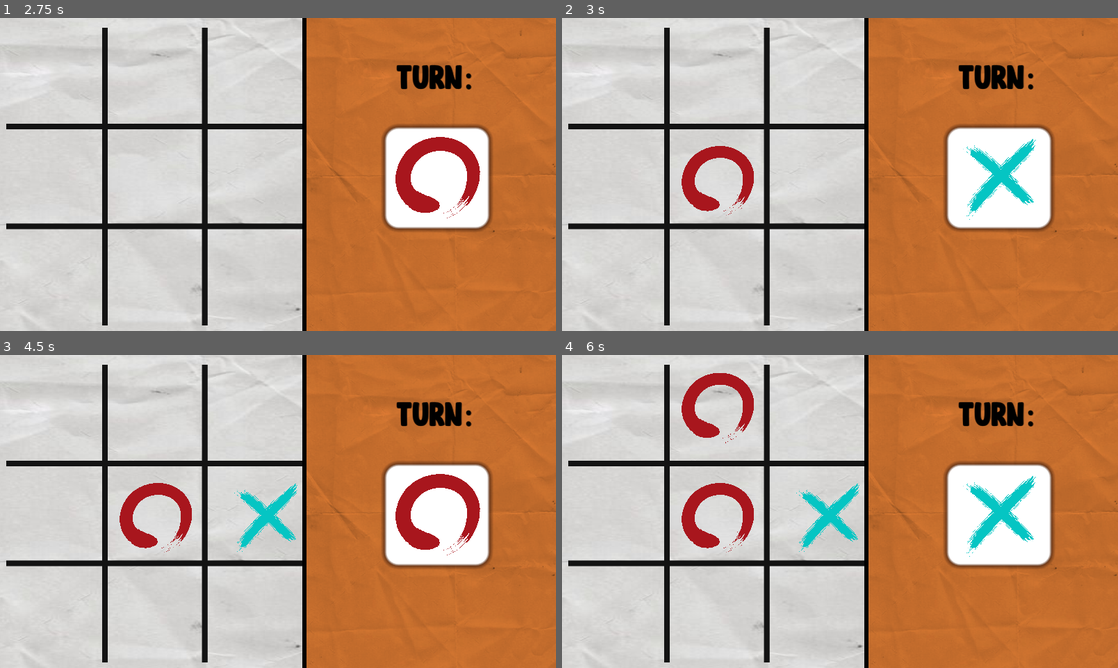
Above: before the commit, frames 1-4 (two rows, left to right).
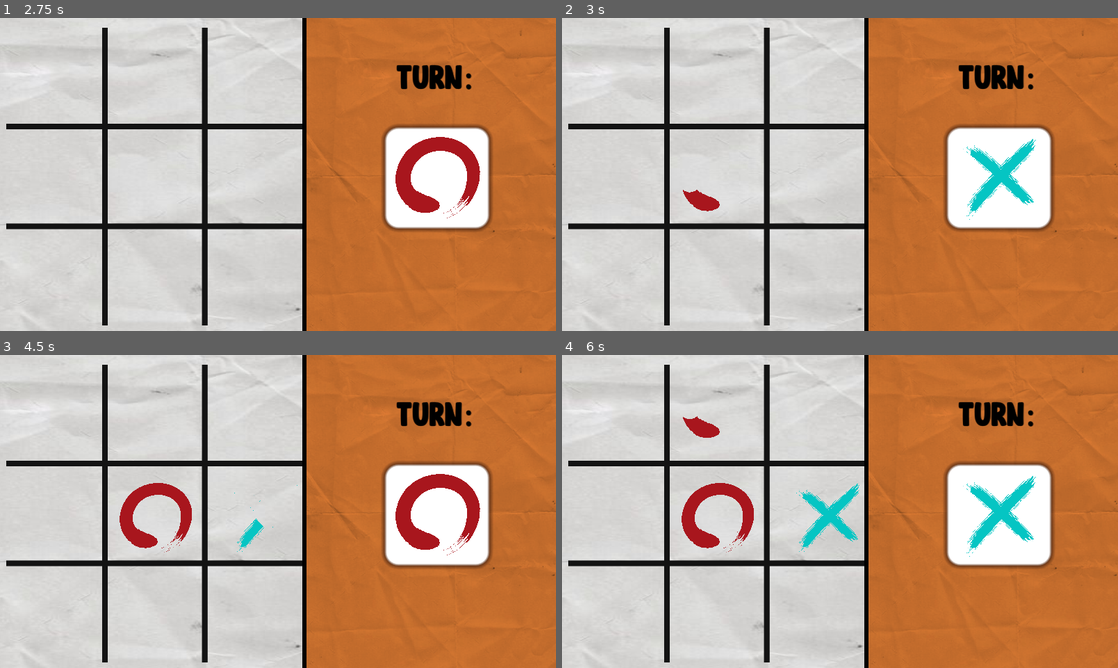
Above: after the commit, the same moments.

Repository: SomeRic001/TicTacToeGodot
Game: Godot game, scene res://Scenes/main_menu.tscn
Two runs of this game, one before a commit and one after it. Both use one fixed random seed, a clock stepped at 60 frames per second and the inputs below.
Inputs (mouse positions are in pixels of both pictures, inside the frame that each line leads up to):
- Up to frame 1 (2.75 s): click "PLAY" at 0.5 s; click "2 PLAYERS" at 1.25 s; tap Enter at 2 s; move the mouse to (400, 158) at 2.02 s; click (400, 158) at 2.17 s
- Up to frame 2 (3 s): tap Space at 2.75 s; move the mouse to (728, 190) at 2.77 s; click (728, 190) at 2.92 s
- Up to frame 3 (4.5 s): move the mouse to (333, 442) at 3.52 s; click (333, 442) at 3.67 s; tap Enter at 4.25 s; move the mouse to (250, 574) at 4.27 s; click (250, 574) at 4.42 s
- Up to frame 4 (6 s): tap Space at 5 s; move the mouse to (1006, 558) at 5.02 s; click (1006, 558) at 5.17 s; tap Enter at 5.75 s; move the mouse to (673, 464) at 5.77 s; click (673, 464) at 5.92 s

Frame 1 is identical in both runs. In frame 2, 0.9% of the frame differs, in the area x 21-35%, y 40-64%; in frame 3, 0.6%; in frame 4, 0.9%.

Commit message:
Added animations and debugs

Diff:
--- a/Scenes/circle.tscn
+++ b/Scenes/circle.tscn
@@ -1,8 +1,113 @@
-[gd_scene load_steps=2 format=3 uid="uid://b31ye2rsr2qep"]
+[gd_scene load_steps=26 format=3 uid="uid://b31ye2rsr2qep"]
 
-[ext_resource type="Texture2D" uid="uid://3f34pkan1a4k" path="res://Assets/newcircl.png" id="1_baigb"]
+[ext_resource type="Texture2D" uid="uid://ciq0sffcytxdo" path="res://Assets/p1.png" id="1_f855w"]
+[ext_resource type="Texture2D" uid="uid://3nje1pma7y4d" path="res://Assets/p2.png" id="2_js34e"]
+[ext_resource type="Texture2D" uid="uid://cdkfg68q28av1" path="res://Assets/p3.png" id="3_3fqfa"]
+[ext_resource type="Texture2D" uid="uid://f2lf22ong16g" path="res://Assets/p4.png" id="4_s0tyl"]
+[ext_resource type="Texture2D" uid="uid://pgvnlc73dykr" path="res://Assets/p5.png" id="5_h2pc3"]
+[ext_resource type="Texture2D" uid="uid://cw1u65uoi46vg" path="res://Assets/p6.png" id="6_m0i65"]
+[ext_resource type="Texture2D" uid="uid://dwn8durcybhme" path="res://Assets/p7.png" id="7_fgi2n"]
+[ext_resource type="Texture2D" uid="uid://d2h3ri8lq073j" path="res://Assets/p8.png" id="8_1vnmn"]
+[ext_resource type="Texture2D" uid="uid://byksosr7hp5nl" path="res://Assets/p9.png" id="9_swhcf"]
+[ext_resource type="Texture2D" uid="uid://b06nl8eyg7fr2" path="res://Assets/p10.png" id="10_lgvwe"]
+[ext_resource type="Texture2D" uid="uid://cecy1godxvbdk" path="res://Assets/p11.png" id="11_a8u1t"]
+[ext_resource type="Texture2D" uid="uid://sadhdurfjgen" path="res://Assets/p12.png" id="12_m7ix0"]
+[ext_resource type="Texture2D" uid="uid://cgrqlaina3fvm" path="res://Assets/p13.png" id="13_pkp6i"]
+[ext_resource type="Texture2D" uid="uid://gu2rt5ovigfq" path="res://Assets/p14.png" id="14_bhwtq"]
+[ext_resource type="Texture2D" uid="uid://cdray5biqcckv" path="res://Assets/p15.png" id="15_dv6jy"]
+[ext_resource type="Texture2D" uid="uid://dbx5ffi1qnij" path="res://Assets/p16.png" id="16_junkk"]
+[ext_resource type="Texture2D" uid="uid://prqxi08h865x" path="res://Assets/p17.png" id="17_b64ug"]
+[ext_resource type="Texture2D" uid="uid://bpbac5y0dxf1m" path="res://Assets/p18.png" id="18_tfgi2"]
+[ext_resource type="Texture2D" uid="uid://cpg16288u70i4" path="res://Assets/p19.png" id="19_j72tx"]
+[ext_resource type="Texture2D" uid="uid://diklo066scggj" path="res://Assets/p20.png" id="20_6avm3"]
+[ext_resource type="Texture2D" uid="uid://dnykpe71o5ym0" path="res://Assets/p21.png" id="21_vsqfs"]
+[ext_resource type="Texture2D" uid="uid://bw5a7wdduqvwi" path="res://Assets/p22.png" id="22_s8gcf"]
+[ext_resource type="Texture2D" uid="uid://dbxdpf8r3wtov" path="res://Assets/p23.png" id="23_plorm"]
+[ext_resource type="Texture2D" uid="uid://dgon6d45ya5pd" path="res://Assets/p24.png" id="24_j7jou"]
 
-[node name="circle" type="Sprite2D"]
+[sub_resource type="SpriteFrames" id="SpriteFrames_y4h4o"]
+animations = [{
+"frames": [{
+"duration": 1.0,
+"texture": ExtResource("1_f855w")
+}, {
+"duration": 1.0,
+"texture": ExtResource("2_js34e")
+}, {
+"duration": 1.0,
+"texture": ExtResource("3_3fqfa")
+}, {
+"duration": 1.0,
+"texture": ExtResource("4_s0tyl")
+}, {
+"duration": 1.0,
+"texture": ExtResource("5_h2pc3")
+}, {
+"duration": 1.0,
+"texture": ExtResource("6_m0i65")
+}, {
+"duration": 1.0,
+"texture": ExtResource("7_fgi2n")
+}, {
+"duration": 1.0,
+"texture": ExtResource("8_1vnmn")
+}, {
+"duration": 1.0,
+"texture": ExtResource("9_swhcf")
+}, {
+"duration": 1.0,
+"texture": ExtResource("10_lgvwe")
+}, {
+"duration": 1.0,
+"texture": ExtResource("11_a8u1t")
+}, {
+"duration": 1.0,
+"texture": ExtResource("12_m7ix0")
+}, {
+"duration": 1.0,
+"texture": ExtResource("13_pkp6i")
+}, {
+"duration": 1.0,
+"texture": ExtResource("14_bhwtq")
+}, {
+"duration": 1.0,
+"texture": ExtResource("15_dv6jy")
+}, {
+"duration": 1.0,
+"texture": ExtResource("16_junkk")
+}, {
+"duration": 1.0,
+"texture": ExtResource("17_b64ug")
+}, {
+"duration": 1.0,
+"texture": ExtResource("18_tfgi2")
+}, {
+"duration": 1.0,
+"texture": ExtResource("19_j72tx")
+}, {
+"duration": 1.0,
+"texture": ExtResource("20_6avm3")
+}, {
+"duration": 1.0,
+"texture": ExtResource("21_vsqfs")
+}, {
+"duration": 1.0,
+"texture": ExtResource("22_s8gcf")
+}, {
+"duration": 1.0,
+"texture": ExtResource("23_plorm")
+}, {
+"duration": 1.0,
+"texture": ExtResource("24_j7jou")
+}],
+"loop": false,
+"name": &"default",
+"speed": 60.0
+}]
+
+[node name="circle" type="AnimatedSprite2D"]
 position = Vector2(1, 0)
 scale = Vector2(0.5, 0.5)
-texture = ExtResource("1_baigb")
+sprite_frames = SubResource("SpriteFrames_y4h4o")
+frame = 23
+frame_progress = 1.0
--- a/Scenes/tic_tac_toe.gd
+++ b/Scenes/tic_tac_toe.gd
@@ -3,6 +3,7 @@
 @export var circle_scn: PackedScene
 @export var cross_scn:PackedScene
 
+var animation_complete = false
 var moves:int
 var player : int
 var player_panel_pos:Vector2i
@@ -44,24 +45,27 @@
 					grid_data [grid_pos.x][grid_pos.y] = player
 					var marker_pos = (grid_pos*cell_size)+ Vector2i(cell_size/2,cell_size/2)-Vector2i(20,2)
 					marker(player,marker_pos)
+					player*=-1
+					await get_tree().create_timer(2.5).timeout
 					if check_win()==1:
 						$GameOver.get_node("MarginContainer/VBoxContainer/Label").text = "Player 1 Wins!"
 						$GameOver.show()
+						get_tree().paused = true
 						$UI/panelcross.hide()
 						$UI/panelcir.hide()
 					elif check_win()==-1:
 						$GameOver.get_node("MarginContainer/VBoxContainer/Label").text = "Player 2 Wins!"
 						$GameOver.show()
+						get_tree().paused = true
 						$UI/panelcross.hide()
 						$UI/panelcir.hide()
 					elif moves==9:
-						get_tree().paused = true
 						$GameOver.get_node("MarginContainer/VBoxContainer/Label").text = "Its a Draw!"
 						$GameOver.show()
+						get_tree().paused = true
 						$UI/panelcross.hide()
 						$UI/panelcir.hide()
 					print(grid_data)
-					player*=-1
 
 func game():
 	$GameOver.hide()
@@ -79,19 +83,19 @@
 	if player==1:
 		var circle = circle_scn.instantiate()
 		circle.position =position
+		circle.play()
 		circle.scale=Vector2(0.06,0.06)
 		add_child(circle)
 		$UI/panelcross.show()
 		$UI/panelcir.hide()
-
 	else:
 		var cross = cross_scn.instantiate()
 		cross.position = position
+		cross.play()
 		cross.scale = Vector2(0.07,0.07)
 		add_child(cross)
 		$UI/panelcross.hide()
 		$UI/panelcir.show()
-
 func check_win():
 	for i in len(grid_data):
 		r_sum = grid_data[i][0] + grid_data[i][1]+grid_data[i][2]
--- a/cross.tscn
+++ b/cross.tscn
@@ -1,6 +1,107 @@
-[gd_scene load_steps=2 format=3 uid="uid://dkvutju2g47ic"]
+[gd_scene load_steps=25 format=3 uid="uid://dkvutju2g47ic"]
 
-[ext_resource type="Texture2D" uid="uid://ddr7j7qdulof4" path="res://Assets/cyan cross.png" id="1_aj1a7"]
+[ext_resource type="Texture2D" uid="uid://co8184y21skfv" path="res://Assets/c1.png" id="1_mb8b7"]
+[ext_resource type="Texture2D" uid="uid://dea5gb4uo8sy5" path="res://Assets/c2.png" id="2_yyqbf"]
+[ext_resource type="Texture2D" uid="uid://dnfg8765pwww4" path="res://Assets/c3.png" id="3_gtvuk"]
+[ext_resource type="Texture2D" uid="uid://2xa255jm7565" path="res://Assets/c4.png" id="4_rbhyi"]
+[ext_resource type="Texture2D" uid="uid://cicb4a8ac6qeb" path="res://Assets/c5.png" id="5_qtswt"]
+[ext_resource type="Texture2D" uid="uid://id0ck4baid4r" path="res://Assets/c6.png" id="6_uporf"]
+[ext_resource type="Texture2D" uid="uid://1visxru7h8p4" path="res://Assets/c7.png" id="7_eium2"]
+[ext_resource type="Texture2D" uid="uid://bmvwhinye353a" path="res://Assets/c8.png" id="8_gmv2s"]
+[ext_resource type="Texture2D" uid="uid://d0x13jrtxbt2s" path="res://Assets/c9.png" id="9_oafpg"]
+[ext_resource type="Texture2D" uid="uid://dxsoscracljne" path="res://Assets/c10.png" id="10_xb43c"]
+[ext_resource type="Texture2D" uid="uid://bobrc5ushpmem" path="res://Assets/c11.png" id="11_k1n3r"]
+[ext_resource type="Texture2D" uid="uid://cwqexgvln2kvx" path="res://Assets/c12.png" id="12_fkx53"]
+[ext_resource type="Texture2D" uid="uid://c2orb4gmpkc1e" path="res://Assets/c13.png" id="13_yclct"]
+[ext_resource type="Texture2D" uid="uid://bh5objb8aeuvg" path="res://Assets/c14.png" id="14_60p6l"]
+[ext_resource type="Texture2D" uid="uid://bhtgfpckdh8pk" path="res://Assets/c15.png" id="15_pvc6o"]
+[ext_resource type="Texture2D" uid="uid://drbe7cyiqgvd7" path="res://Assets/c16.png" id="16_5bbem"]
+[ext_resource type="Texture2D" uid="uid://d4adi2qkxmsuk" path="res://Assets/c17.png" id="17_jgc2k"]
+[ext_resource type="Texture2D" uid="uid://dr5lvfnuxmtgi" path="res://Assets/c18.png" id="18_4ihxu"]
+[ext_resource type="Texture2D" uid="uid://biujmcj410gn6" path="res://Assets/c19.png" id="19_pqsnk"]
+[ext_resource type="Texture2D" uid="uid://cwo2qhdmqmjx4" path="res://Assets/c20.png" id="20_k4kvg"]
+[ext_resource type="Texture2D" uid="uid://dox1lsrs2yb1w" path="res://Assets/c21.png" id="21_u81pk"]
+[ext_resource type="Texture2D" uid="uid://ftu4jhrt5s43" path="res://Assets/c22.png" id="22_aq2v6"]
+[ext_resource type="Texture2D" uid="uid://c8sg4mcis0lje" path="res://Assets/c23.png" id="23_jmulq"]
 
-[node name="Cross" type="Sprite2D"]
-texture = ExtResource("1_aj1a7")
+[sub_resource type="SpriteFrames" id="SpriteFrames_3np1j"]
+animations = [{
+"frames": [{
+"duration": 1.0,
+"texture": ExtResource("1_mb8b7")
+}, {
+"duration": 1.0,
+"texture": ExtResource("2_yyqbf")
+}, {
+"duration": 1.0,
+"texture": ExtResource("3_gtvuk")
+}, {
+"duration": 1.0,
+"texture": ExtResource("4_rbhyi")
+}, {
+"duration": 1.0,
+"texture": ExtResource("5_qtswt")
+}, {
+"duration": 1.0,
+"texture": ExtResource("6_uporf")
+}, {
+"duration": 1.0,
+"texture": ExtResource("7_eium2")
+}, {
+"duration": 1.0,
+"texture": ExtResource("8_gmv2s")
+}, {
+"duration": 1.0,
+"texture": ExtResource("9_oafpg")
+}, {
+"duration": 1.0,
+"texture": ExtResource("10_xb43c")
+}, {
+"duration": 1.0,
+"texture": ExtResource("11_k1n3r")
+}, {
+"duration": 1.0,
+"texture": ExtResource("12_fkx53")
+}, {
+"duration": 1.0,
+"texture": ExtResource("13_yclct")
+}, {
+"duration": 1.0,
+"texture": ExtResource("14_60p6l")
+}, {
+"duration": 1.0,
+"texture": ExtResource("15_pvc6o")
+}, {
+"duration": 1.0,
+"texture": ExtResource("16_5bbem")
+}, {
+"duration": 1.0,
+"texture": ExtResource("17_jgc2k")
+}, {
+"duration": 1.0,
+"texture": ExtResource("18_4ihxu")
+}, {
+"duration": 1.0,
+"texture": ExtResource("19_pqsnk")
+}, {
+"duration": 1.0,
+"texture": ExtResource("20_k4kvg")
+}, {
+"duration": 1.0,
+"texture": ExtResource("21_u81pk")
+}, {
+"duration": 1.0,
+"texture": ExtResource("22_aq2v6")
+}, {
+"duration": 1.0,
+"texture": ExtResource("23_jmulq")
+}],
+"loop": false,
+"name": &"default",
+"speed": 60.0
+}]
+
+[node name="Cross" type="AnimatedSprite2D"]
+sprite_frames = SubResource("SpriteFrames_3np1j")
+frame = 22
+frame_progress = 1.0
--- a/game_over.gd
+++ b/game_over.gd
@@ -2,9 +2,11 @@
 
 
 func _on_play_pressed():
+	$"../".get_tree().paused = false
 	get_tree().change_scene_to_file("res://Scenes/tic_tac_toe.tscn")
 
 
 
 func _on_menu_pressed():
+	$"../".get_tree().paused = false
 	get_tree().change_scene_to_file("res://Scenes/main_menu.tscn")
--- a/icon.svg
+++ b/icon.svg
@@ -1,15 +1 @@
-<?xml version="1.0" standalone="no"?>
-<!DOCTYPE svg PUBLIC "-//W3C//DTD SVG 20010904//EN"
- "http://www.w3.org/TR/2001/REC-SVG-20010904/DTD/svg10.dtd">
-<svg version="1.0" xmlns="http://www.w3.org/2000/svg"
- width="50.000000pt" height="45.000000pt" viewBox="0 0 50.000000 45.000000"
- preserveAspectRatio="xMidYMid meet">
-
-<g transform="translate(0.000000,45.000000) scale(0.100000,-0.100000)"
-fill="#000000" stroke="none">
-<path d="M191 434 c-164 -45 -239 -227 -144 -352 50 -67 139 -93 191 -56 42
-29 23 54 -70 89 -26 9 -54 28 -63 41 -34 52 -5 138 62 184 51 35 143 35 192 1
-59 -42 76 -117 45 -207 -17 -49 -13 -64 10 -45 12 10 14 8 9 -11 -5 -23 -5
--23 16 2 33 40 54 115 49 176 -11 135 -151 219 -297 178z"/>
-</g>
-</svg>
+<svg xmlns="http://www.w3.org/2000/svg" width="128" height="128"><rect width="124" height="124" x="2" y="2" fill="#363d52" stroke="#212532" stroke-width="4" rx="14"/><g fill="#fff" transform="translate(12.322 12.322)scale(.101)"><path d="M105 673v33q407 354 814 0v-33z"/><path fill="#478cbf" d="m105 673 152 14q12 1 15 14l4 67 132 10 8-61q2-11 15-15h162q13 4 15 15l8 61 132-10 4-67q3-13 15-14l152-14V427q30-39 56-81-35-59-83-108-43 20-82 47-40-37-88-64 7-51 8-102-59-28-123-42-26 43-46 89-49-7-98 0-20-46-46-89-64 14-123 42 1 51 8 102-48 27-88 64-39-27-82-47-48 49-83 108 26 42 56 81zm0 33v39c0 276 813 276 814 0v-39l-134 12-5 69q-2 10-14 13l-162 11q-12 0-16-11l-10-65H446l-10 65q-4 11-16 11l-162-11q-12-3-14-13l-5-69z"/><path d="M483 600c0 34 58 34 58 0v-86c0-34-58-34-58 0z"/><circle cx="725" cy="526" r="90"/><circle cx="299" cy="526" r="90"/></g><g fill="#414042" transform="translate(12.322 12.322)scale(.101)"><circle cx="307" cy="532" r="60"/><circle cx="717" cy="532" r="60"/></g></svg>
Binary file added: Assets/c1.png
Not shown, added: Assets/c1.png.import
Binary file added: Assets/c10.png
Not shown, added: Assets/c10.png.import
Binary file added: Assets/c11.png
Not shown, added: Assets/c11.png.import
Binary file added: Assets/c12.png
Not shown, added: Assets/c12.png.import
Binary file added: Assets/c13.png
Not shown, added: Assets/c13.png.import
Binary file added: Assets/c14.png
Not shown, added: Assets/c14.png.import
(and 82 more such lines)
